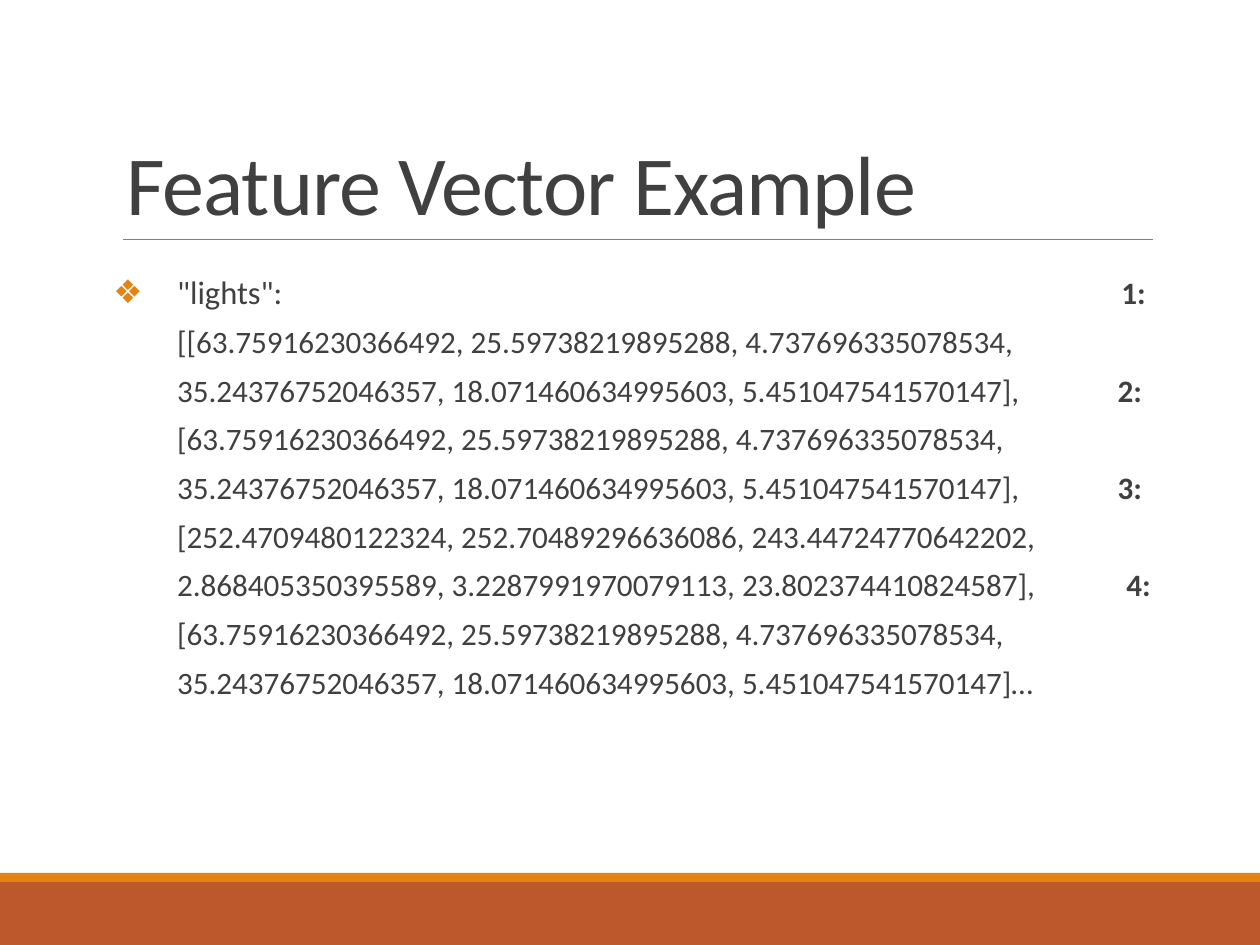
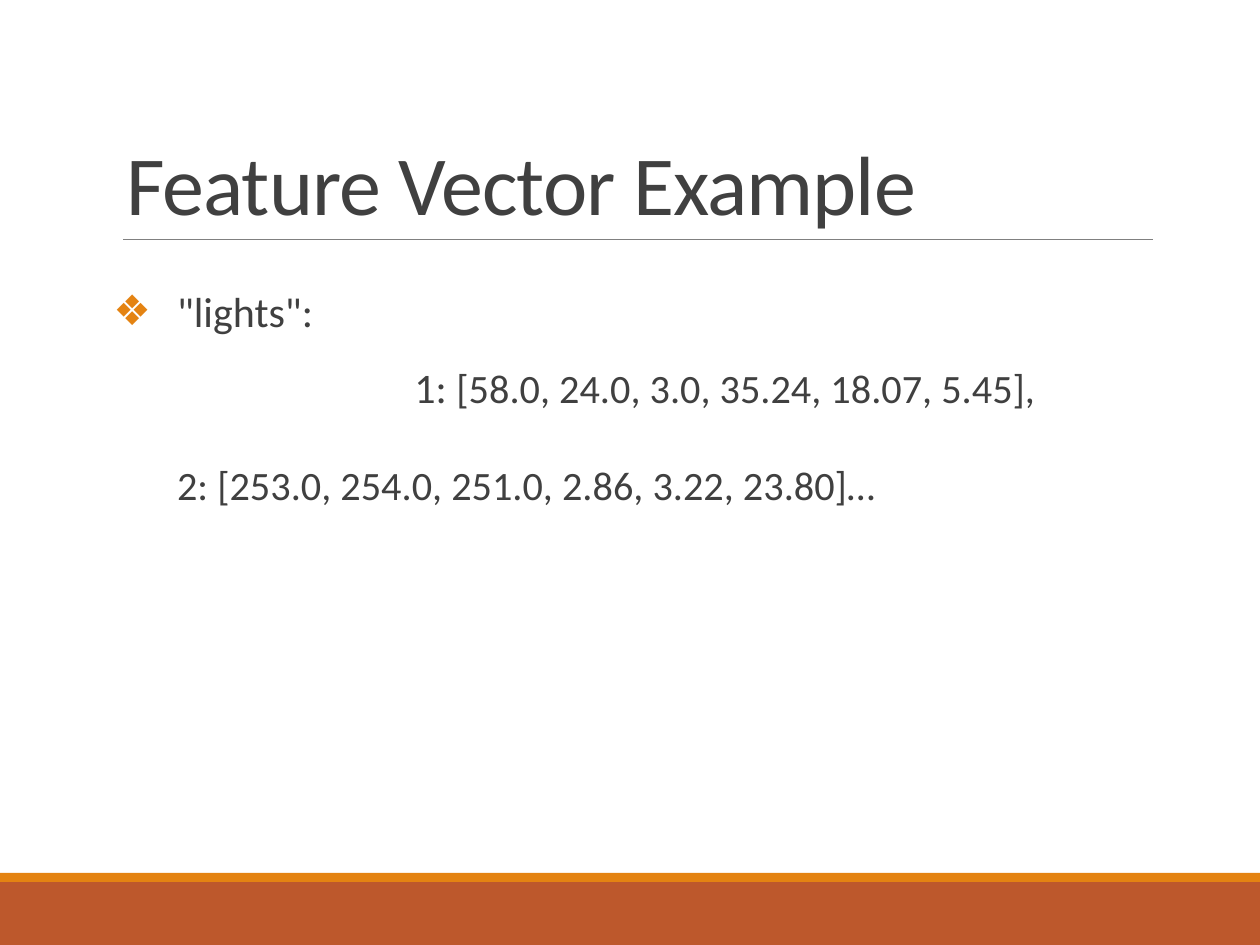
Before and after one commit to somyamohanty/Pixel_Dawgs, a slide deck: slide 12 of Documents/Final Presentation.pptx. Drawn at 1260x945 pixels with LibreOffice and Linux fonts; fonts in the diff are those of the drawing. Boxes give left, top, right and bottom in pixels: in the first picture for what was removed or moved away, otherwise in the second. Text is boxed around its words. In the diff, an @@ line names an element or a change of style, - is before the commit and + after.

```diff
--- a/Documents/Final Presentation.pptx
+++ b/Documents/Final Presentation.pptx
@@ text at (177,298,1035,506): text changed; size 17.8 to 23 pt @@
-❖ "lights": 1: [[63.75916230366492, 25.59738219895288, 4.737696335078534, 35.24376752046357, 18.071460634995603, 5.451047541570147], 2: [63.75916230366492, 25.59738219895288, 4.737696335078534, 35.24376752046357, 18.071460634995603, 5.451047541570147], 3: [252.4709480122324, 252.70489296636086, 243.44724770642202, 2.868405350395589, 3.2287991970079113, 23.802374410824587], 4: [63.75916230366492, 25.59738219895288, 4.737696335078534, 35.24376752046357, 18.071460634995603, 5.451047541570147]…
+❖ "lights": 1: [58.0, 24.0, 3.0, 35.24, 18.07, 5.45],
+2: [253.0, 254.0, 251.0, 2.86, 3.22, 23.80]…
```
Also in this commit, not shown: 6 other slides changed, 1 slide added.
